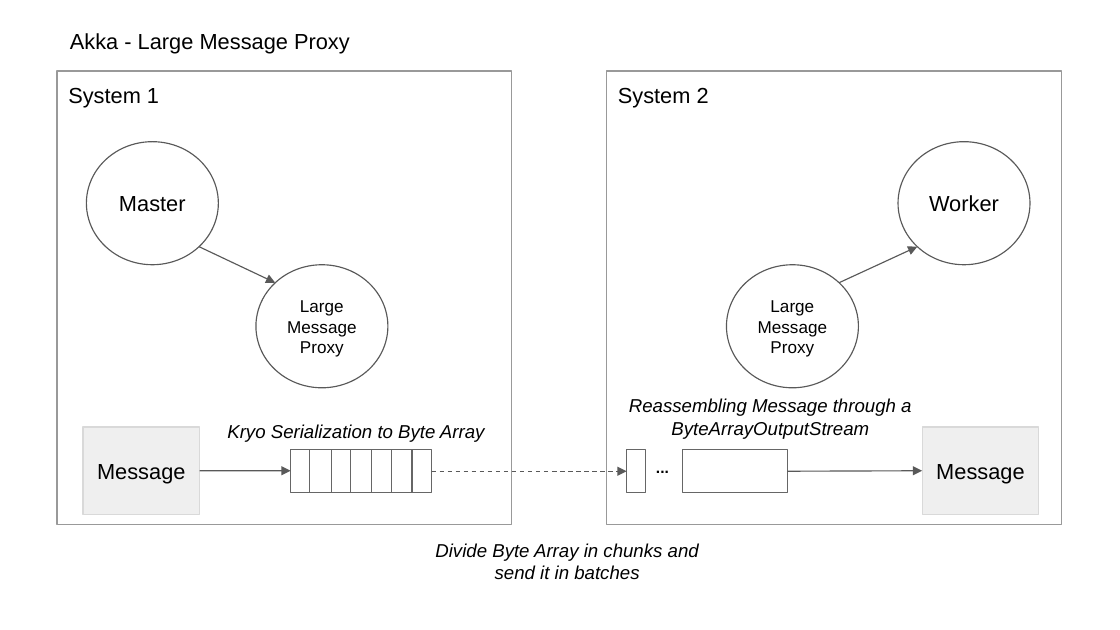
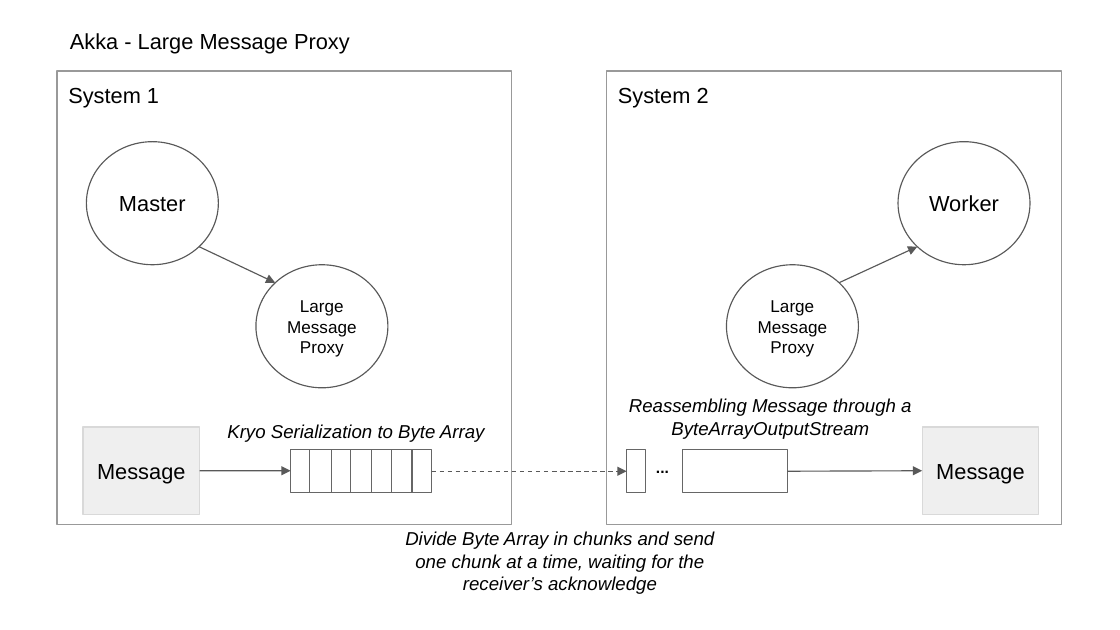
Before and after one commit to Lariiii/ddm-akka, a slide deck: slide 1 of assignment2/akka_solution_explanation.pptx. Drawn at 1120x630 pixels with LibreOffice and Linux fonts; fonts in the diff are those of the drawing. Boxes give left, top, right and bottom in pixels: in the first picture for what was removed or moved away, otherwise in the second. Text is boxed around its words. In the diff, an @@ line names an element or a change of style, - is before the commit and + after.

```diff
--- a/assignment2/akka_solution_explanation.pptx
+++ b/assignment2/akka_solution_explanation.pptx
@@ text at box(405, 531, 714, 594): text changed @@
-Divide Byte Array in chunks and send it in batches
+Divide Byte Array in chunks and send one chunk at a time, waiting for the receiver’s acknowledge
```
Also in this commit, not shown: 2 other files.
